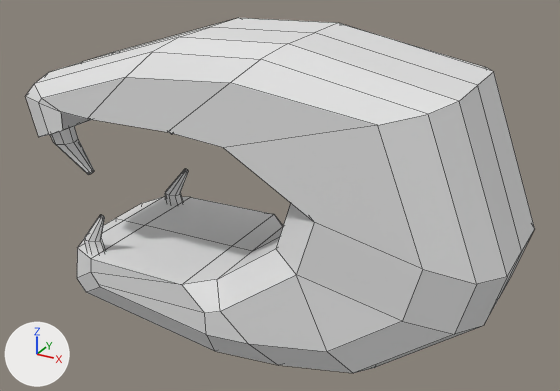
Before and after pictures for a commit that changed the FBX model Assets/RTS/Assets/Mesh/Creature/BocaDeCacaGrande.fbx.
The view is the same before and after, from a 50 mm lens placed at (0.698, -0.941, 0.427), pointed at (0.178, 0.004, -0.045). Arrows for +X, +Y and +Z are at lower left; the lights stay in place. Mesh edges are drawn as thin lines. Where no turn or scale is listed for an object, it has been applied to the vertices.

Objects in the first picture: 'BocaDeCacaGrande'.
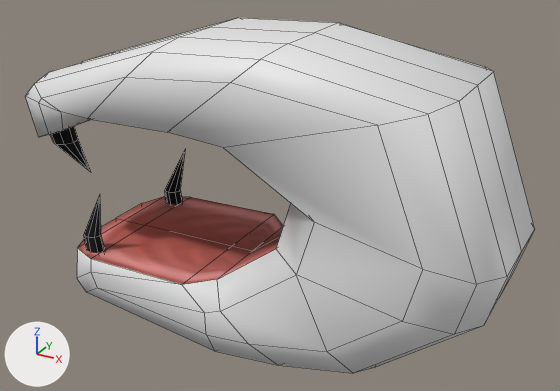
The newer file is also rescaled (x0.73), turned or shifted as a whole; pictures and numbers use the older file's frame.

What changed in the scene script:
```text
Add img_text_creatureparts_png:
    img_text_creatureparts_png = load_image('Text_CreatureParts.png', '../../Material/Texture/Creature/Text_CreatureParts.png', 1024, 1024, 'sRGB')
Add mat_mat_creatureparts:
    mat_mat_creatureparts = principled_material('Mat_CreatureParts')
    mat_mat_creatureparts.texture = img_text_creatureparts_png
    mat_mat_creatureparts.roughness = 1.0
Add mat_mat_creatureskin:
    mat_mat_creatureskin = principled_material('Mat_CreatureSkin')
    mat_mat_creatureskin.base_color = (0.8, 0.8, 0.8)  # white #e7e7e7
Change me_bocadecacagrande:
    used by ob_bocadecacagrande; location = (0.01, -0.002, -0.049)
    remove me_bocadecacagrande.from_pydata(...)  # 240 vertices, 210 faces; spans x -0.224..0.531, y -0.14..0.145, z -0.232..0.257
    add me_bocadecacagrande.from_pydata(...)  # 210 vertices, 208 faces; spans x -0.224..0.531, y -0.14..0.145, z -0.232..0.257
    me_bocadecacagrande part 1: the loose piece of 24 vertices spanning x -0.127..-0.081, y -0.121..-0.099, z -0.116..-0.039 is rebuilt with 17 vertices and now spans x -0.127..-0.085, y -0.121..-0.099, z -0.129..-0.002, in mat_mat_creatureparts (picture img_text_creatureparts_png)
    me_bocadecacagrande part 2: the loose piece of 24 vertices spanning x -0.126..-0.072, y 0.092..0.117, z -0.116..-0.034 is rebuilt with 17 vertices and now spans x -0.126..-0.075, y 0.092..0.117, z -0.128..0.005, in mat_mat_creatureparts (picture img_text_creatureparts_png)
    me_bocadecacagrande part 3
    20 vertices are removed from x -0.107..-0.079, y -0.137..0.136, z -0.152..0.03
    26 faces are deleted
    4 vertices are added at (-0.104, 0.111, 0.027), (-0.104, -0.104, 0.027), (-0.083, 0.135, -0.156), (-0.086, -0.137, -0.156)
    8 new faces join them, mat_mat_creatureskin (white #e7e7e7)
    16 new faces join them, mat_mat_creatureparts (picture img_text_creatureparts_png)
    me_bocadecacagrande part 4: 152 kept faces spanning x -0.224..0.531, y -0.14..0.145, z -0.232..0.257 get new texture (UV) coordinates
    me_bocadecacagrande part 5: 42 faces spanning x -0.205..0.247, y -0.14..0.139, z -0.106..0.123 switch from no material to mat_mat_creatureparts (picture img_text_creatureparts_png)
    me_bocadecacagrande part 6: the surface is now shaded smooth
    add me_bocadecacagrande.materials.append(mat_mat_creatureskin)  # white #e7e7e7
```

Where the change shows, as pixel boxes [x1, y1, x2, y2] in the pictures (560 x 391 px; the box of a moved part takes in the faces that stretch with it):
part 1 of me_bocadecacagrande, rebuilt (51% taller): before [84, 215, 105, 253]; after [83, 195, 104, 253]
part 2 of me_bocadecacagrande, rebuilt: before [165, 169, 189, 205]; after [165, 150, 185, 205]
part 3 of me_bocadecacagrande, moved or reshaped: before [57, 133, 214, 351]; after [57, 139, 214, 351]
part 4 of me_bocadecacagrande, surface changed: [27, 43, 508, 373] in both
part 5 of me_bocadecacagrande, recoloured (grey to brown): [50, 126, 283, 285] in both
